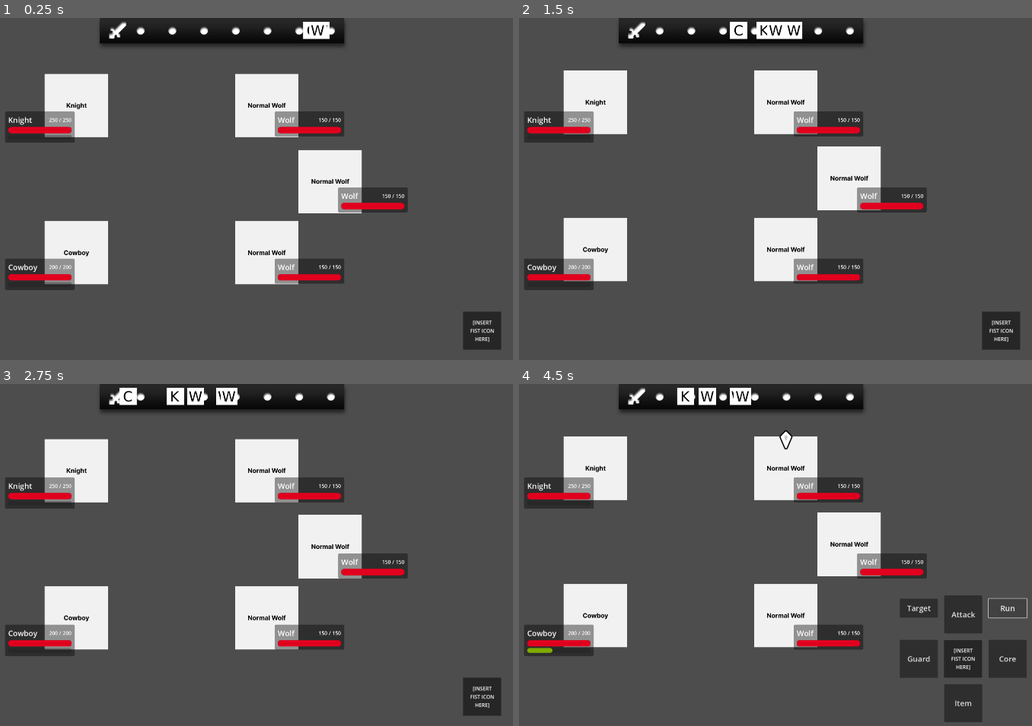
Above: before the commit, frames 1-4 (two rows, left to right).
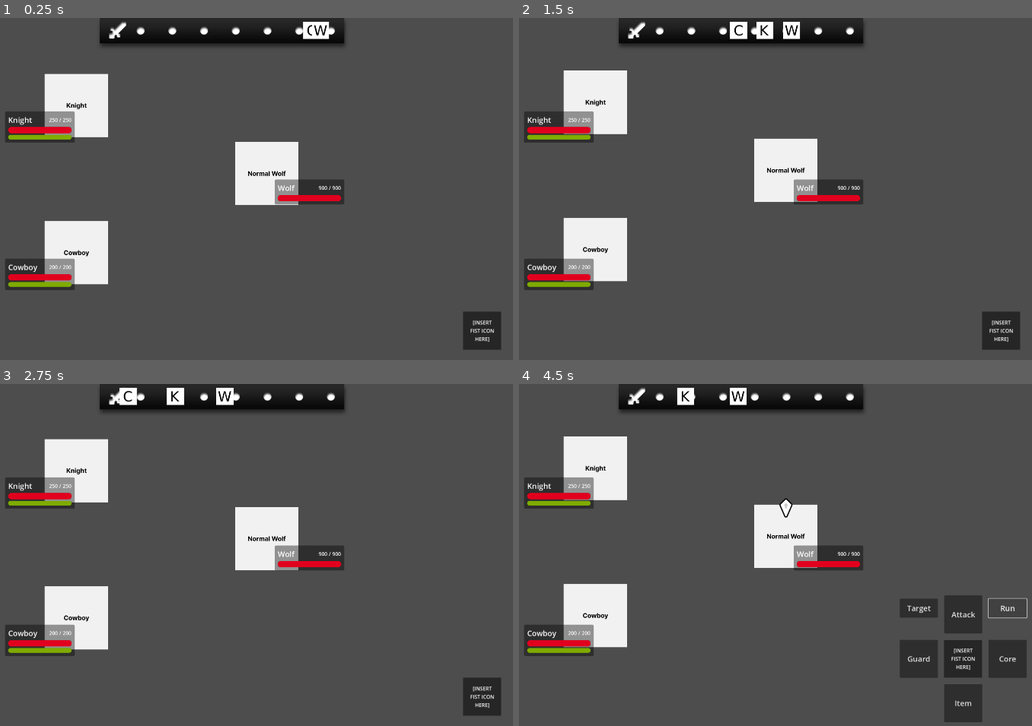
Above: after the commit, the same moments.

Repository: Endour-Company/Lykaia-2
Game: Godot game, scene res://main.tscn
Two runs of this game, one before a commit and one after it. Both use one fixed random seed, a clock stepped at 60 frames per second and the inputs below.
Inputs:
- Up to frame 1 (0.25 s): no input
- Up to frame 2 (1.5 s): no input
- Up to frame 3 (2.75 s): no input
- Up to frame 4 (4.5 s): click "Run" at 4.25 s

The runs differ from the first frame. In frame 1, 11% of the frame differs, in the area x 1-80%, y 1-79%; in frame 2, 12%; in frame 3, 12%; in frame 4, 12%.

Commit message:
Created skills for Knight & Cowboy

Diff:
--- a/battle_system/battle.tscn
+++ b/battle_system/battle.tscn
@@ -20,6 +20,3 @@
 
 [node name="BattleFlowManager" type="Node" parent="."]
 script = ExtResource("5_xns7u")
-attack_modifier = null
-defense_modifier = null
-defense_modifier_with_guard = null
--- a/battle_system/modules/battle_flow_manager.gd
+++ b/battle_system/modules/battle_flow_manager.gd
@@ -157,13 +157,15 @@
 func on_damage_signal(
 	attacker: BaseCharacter,
 	attack_id: String,
-	target: BaseCharacter
+	target: BaseCharacter,
+	is_skill: bool = false,
 ):
-	## Checks if attack hits
-	if _does_attack_hit(attacker.accuracy, target.evasion):
+	## Checks if attack hits, skill will always hit
+	if is_skill or _does_attack_hit(attacker.accuracy, target.evasion):
 		## Gets the attack's attack power
+		var dataset: Array = attacker.skill_set if is_skill else attacker.attack_set
 		var attack_data: Dictionary = Utils.find_dictionary_in_array_with_value(
-			attacker.attack_set,
+			dataset,
 			"id",
 			attack_id
 		)
@@ -184,6 +186,10 @@
 
 		## Changes the target's health
 		target.health -= total_damage
+
+		## If attack was a skill, ignores the codes below
+		if is_skill:
+			return
 
 		## Adds attack to combo queue
 		attacker.combo_queue.append(attack_id)
--- a/battle_system/modules/characters_controller.gd
+++ b/battle_system/modules/characters_controller.gd
@@ -89,12 +89,6 @@
 		attacker.skill_attack(attack_id, target)
 	else:
 		attacker.attack(attack_id, target)
-
-	## Connects damage signal to calculate hit chance and damage
-	attacker.damage.connect(
-		battle_flow_manager.on_damage_signal,
-		CONNECT_ONE_SHOT+CONNECT_REFERENCE_COUNTED
-	)
 
 
 ## Decreases character's energy by given value.
@@ -312,6 +306,7 @@
 	## Adds health bars
 	ui_controller.create_healthbar(char_node, is_enemy)
 
-	## Connects battle and dead signal
+	## Connects battle, damage, and dead signal
 	char_node.battle_action.connect(battle_flow_manager.begin_turn)
+	char_node.damage.connect(battle_flow_manager.on_damage_signal)
 	char_node.death.connect(battle_flow_manager.on_dead_signal)
--- a/main.gd
+++ b/main.gd
@@ -28,7 +28,7 @@
 
 func _ready():
 	## Adds enemies to fight
-	var enemies = ["Wolf", "Wolf", "Wolf"]
+	var enemies = ["Wolf"]
 	adds_enemies_to_fight(enemies)
 
 	## Loads battle screen, for now
--- a/resources/characters/base_character.gd
+++ b/resources/characters/base_character.gd
@@ -110,8 +110,7 @@
 signal health_changed(health)
 signal energy_changed(energy)
 signal battle_action(node) ## Sent in-battle when it's this character's turn
-signal damage(attacker, attack_id, target) ## Sent in-battle to begin damage calculation
-signal skill_damage ## Sent in-battle to begin damage calculation for skill
+signal damage(attacker, attack_id, target, is_skill) ## Sent in-battle to begin damage calculation
 signal death(node) ## Sent if health reached 0
 signal action_finished
 
@@ -143,6 +142,7 @@
 ## Checks for any skills that can be activated with the current combo queue.
 ## Returns the skill id if any pattern is fulfilled, otherwise returns null.
 func get_fulfilled_skill():
+	print(combo_queue)
 	for skill in skill_set:
 		if combo_queue == skill["pattern"]:
 			return skill["id"]
@@ -297,6 +297,7 @@
 func _ready():
 	## Sets health to max_health
 	health = max_health
+	energy = 5
 
 	## Gets character's attack & skill sets
 	attack_set = _get_attack_set()
@@ -314,8 +315,8 @@
 
 
 ## Sends damage signal.
-func _send_damage_signal():
-	damage.emit(self, cur_anim_name, target)
+func _send_damage_signal(is_skill: bool = false):
+	damage.emit(self, cur_anim_name, target, is_skill)
 
 
 ## Handles timeout of battle turn timer.
--- a/resources/characters/enemies/wolf/wolf.tscn
+++ b/resources/characters/enemies/wolf/wolf.tscn
@@ -208,7 +208,7 @@
 [node name="Wolf" instance=ExtResource("1_pur18")]
 char_name = "Wolf"
 char_battle_indicator = ExtResource("2_l1dne")
-max_health = 150
+max_health = 900
 strength = 8
 defense = 5
 speed = 6
--- a/resources/characters/modules/skill_set.json
+++ b/resources/characters/modules/skill_set.json
@@ -37,7 +37,7 @@
 				"name": "Barrage Shot",
 				"desc": "Lorem ipsum",
 				"icon": "",
-				"power": 1.85,
+				"power": 1.25,
 				"pattern": ["cb1", "cb2", "cb1", "cb2"],
 				"unlocked": false,
 			},
--- a/resources/characters/player/cowboy/cowboy.tscn
+++ b/resources/characters/player/cowboy/cowboy.tscn
@@ -126,6 +126,111 @@
 "transitions": PackedFloat32Array(1),
 "values": [{
 "args": [],
+"method": &"_send_damage_signal"
+}]
+}
+
+[sub_resource type="Animation" id="Animation_cnkqi"]
+resource_name = "cb_s1"
+length = 2.6
+tracks/0/type = "value"
+tracks/0/imported = false
+tracks/0/enabled = true
+tracks/0/path = NodePath("Sprite2D:position")
+tracks/0/interp = 1
+tracks/0/loop_wrap = true
+tracks/0/keys = {
+"times": PackedFloat32Array(0.2, 0.3, 0.4, 0.7, 0.8, 1.1, 1.2, 1.5, 1.6, 2.1, 2.5),
+"transitions": PackedFloat32Array(1, 1, 1, 1, 1, 1, 1, 1, 1, 1, 1),
+"update": 0,
+"values": [Vector2(0, 0), Vector2(0, 0), Vector2(-10, 0), Vector2(-10, 0), Vector2(-20, 0), Vector2(-20, 0), Vector2(-30, 0), Vector2(-30, 0), Vector2(-40, 0), Vector2(-40, 0), Vector2(0, 0)]
+}
+tracks/1/type = "value"
+tracks/1/imported = false
+tracks/1/enabled = true
+tracks/1/path = NodePath("Sprite2D:rotation")
+tracks/1/interp = 1
+tracks/1/loop_wrap = true
+tracks/1/keys = {
+"times": PackedFloat32Array(0.2, 0.4, 0.6, 0.8, 1, 1.2, 1.4, 1.6, 2),
+"transitions": PackedFloat32Array(1, 1, 1, 1, 1, 1, 1, 1, 1),
+"update": 0,
+"values": [0.0, -0.785398, 0.0, 0.785398, 0.0, -0.785398, 0.0, 0.785398, 0.0]
+}
+tracks/2/type = "method"
+tracks/2/imported = false
+tracks/2/enabled = true
+tracks/2/path = NodePath(".")
+tracks/2/interp = 1
+tracks/2/loop_wrap = true
+tracks/2/keys = {
+"times": PackedFloat32Array(0.4, 0.8, 1.2, 1.6),
+"transitions": PackedFloat32Array(1, 1, 1, 1),
+"values": [{
+"args": [true],
+"method": &"_send_damage_signal"
+}, {
+"args": [true],
+"method": &"_send_damage_signal"
+}, {
+"args": [true],
+"method": &"_send_damage_signal"
+}, {
+"args": [true],
+"method": &"_send_damage_signal"
+}]
+}
+
+[sub_resource type="Animation" id="Animation_41rx3"]
+resource_name = "cb_s2"
+length = 2.2
+tracks/0/type = "value"
+tracks/0/imported = false
+tracks/0/enabled = true
+tracks/0/path = NodePath("Sprite2D:position")
+tracks/0/interp = 1
+tracks/0/loop_wrap = true
+tracks/0/keys = {
+"times": PackedFloat32Array(0.2, 0.3, 0.4, 0.5, 0.6, 0.7, 0.8, 0.9, 1, 1.1, 1.2, 1.3, 1.5, 2),
+"transitions": PackedFloat32Array(1, 1, 1, 1, 1, 1, 1, 1, 1, 1, 1, 1, 1, 1),
+"update": 0,
+"values": [Vector2(0, 0), Vector2(5, 5), Vector2(-5, 5), Vector2(5, 5), Vector2(-5, -5), Vector2(5, -5), Vector2(-5, -5), Vector2(5, -5), Vector2(0, 0), Vector2(-70, 0), Vector2(-100, 0), Vector2(-110, 0), Vector2(-110, 0), Vector2(0, 0)]
+}
+tracks/1/type = "value"
+tracks/1/imported = false
+tracks/1/enabled = true
+tracks/1/path = NodePath("Sprite2D:scale")
+tracks/1/interp = 1
+tracks/1/loop_wrap = true
+tracks/1/keys = {
+"times": PackedFloat32Array(0.2, 0.9, 1),
+"transitions": PackedFloat32Array(1, 1, 1),
+"update": 0,
+"values": [Vector2(1, 1), Vector2(0.95, 0.95), Vector2(1, 1)]
+}
+tracks/2/type = "value"
+tracks/2/imported = false
+tracks/2/enabled = true
+tracks/2/path = NodePath("Sprite2D:rotation")
+tracks/2/interp = 1
+tracks/2/loop_wrap = true
+tracks/2/keys = {
+"times": PackedFloat32Array(0.2, 1, 1.1, 1.3, 1.5),
+"transitions": PackedFloat32Array(1, 1, 1, 1, 1),
+"update": 0,
+"values": [0.0, 0.0, -0.785398, -0.785398, 0.0]
+}
+tracks/3/type = "method"
+tracks/3/imported = false
+tracks/3/enabled = true
+tracks/3/path = NodePath(".")
+tracks/3/interp = 1
+tracks/3/loop_wrap = true
+tracks/3/keys = {
+"times": PackedFloat32Array(1.1),
+"transitions": PackedFloat32Array(1),
+"values": [{
+"args": [true],
 "method": &"_send_damage_signal"
 }]
 }
@@ -236,12 +341,17 @@
 "RESET": SubResource("Animation_dsgcj"),
 "cb1": SubResource("Animation_jqy8k"),
 "cb2": SubResource("Animation_euc4n"),
+"cb_s1": SubResource("Animation_cnkqi"),
+"cb_s2": SubResource("Animation_41rx3"),
 "dead": SubResource("Animation_rlxas"),
 "idle": SubResource("Animation_iwwti"),
 "jump": SubResource("Animation_wuh5h"),
 "run": SubResource("Animation_d4hoj")
 }
 
+[sub_resource type="AnimationNodeAnimation" id="AnimationNodeAnimation_sl4dk"]
+animation = &"cb_s1"
+
 [sub_resource type="AnimationNodeAnimation" id="AnimationNodeAnimation_rdbfx"]
 animation = &"dead"
 
@@ -254,6 +364,9 @@
 animation = &"jump"
 
 [sub_resource type="AnimationNodeOneShot" id="AnimationNodeOneShot_fm6ta"]
+
+[sub_resource type="AnimationNodeAnimation" id="AnimationNodeAnimation_uuqsk"]
+animation = &"cb_s2"
 
 [sub_resource type="AnimationNodeAnimation" id="AnimationNodeAnimation_wpr4d"]
 animation = &"cb1"
@@ -274,32 +387,44 @@
 filter_enabled = true
 filters = [".", "Sprite2D:rotation"]
 
+[sub_resource type="AnimationNodeOneShot" id="AnimationNodeOneShot_gwovm"]
+
+[sub_resource type="AnimationNodeOneShot" id="AnimationNodeOneShot_8iwog"]
+
 [sub_resource type="AnimationNodeBlendTree" id="AnimationNodeBlendTree_pxxc2"]
-graph_offset = Vector2(0, 342.544)
+graph_offset = Vector2(48.9076, -105.349)
+"nodes/Barrage Shot/node" = SubResource("AnimationNodeAnimation_sl4dk")
+"nodes/Barrage Shot/position" = Vector2(860, 320)
 nodes/Dead/node = SubResource("AnimationNodeOneShot_aruif")
-nodes/Dead/position = Vector2(940, 480)
+nodes/Dead/position = Vector2(1420, 80)
 "nodes/Dead 2/node" = SubResource("AnimationNodeAnimation_rdbfx")
-"nodes/Dead 2/position" = Vector2(700, 720)
+"nodes/Dead 2/position" = Vector2(1240, 320)
 nodes/Idle/node = SubResource("AnimationNodeAnimation_imegd")
 nodes/Idle/position = Vector2(20, 100)
 nodes/Jump/node = SubResource("AnimationNodeAnimation_tpuwt")
-nodes/Jump/position = Vector2(220, 320)
+nodes/Jump/position = Vector2(280, 280)
 nodes/Jumping/node = SubResource("AnimationNodeOneShot_fm6ta")
-nodes/Jumping/position = Vector2(420, 160)
+nodes/Jumping/position = Vector2(420, 80)
+"nodes/Laser Shot/node" = SubResource("AnimationNodeAnimation_uuqsk")
+"nodes/Laser Shot/position" = Vector2(1040, 320)
 "nodes/Left Gun/node" = SubResource("AnimationNodeAnimation_wpr4d")
-"nodes/Left Gun/position" = Vector2(220, 460)
+"nodes/Left Gun/position" = Vector2(500, 320)
 "nodes/Right Gun/node" = SubResource("AnimationNodeAnimation_k45ru")
-"nodes/Right Gun/position" = Vector2(220, 580)
+"nodes/Right Gun/position" = Vector2(680, 320)
 nodes/Run/node = SubResource("AnimationNodeAnimation_cyuqu")
 nodes/Run/position = Vector2(20, 260)
 nodes/Running/node = SubResource("AnimationNodeBlend2_ouf2q")
 nodes/Running/position = Vector2(220, 80)
 nodes/cb1/node = SubResource("AnimationNodeOneShot_aci4v")
-nodes/cb1/position = Vector2(580, 280)
+nodes/cb1/position = Vector2(620, 80)
 nodes/cb2/node = SubResource("AnimationNodeOneShot_k6vec")
-nodes/cb2/position = Vector2(760, 400)
-nodes/output/position = Vector2(1180, 320)
-node_connections = [&"Dead", 0, &"cb2", &"Dead", 1, &"Dead 2", &"Jumping", 0, &"Running", &"Jumping", 1, &"Jump", &"Running", 0, &"Idle", &"Running", 1, &"Run", &"cb1", 0, &"Jumping", &"cb1", 1, &"Left Gun", &"cb2", 0, &"cb1", &"cb2", 1, &"Right Gun", &"output", 0, &"Dead"]
+nodes/cb2/position = Vector2(820, 80)
+nodes/cb_s1/node = SubResource("AnimationNodeOneShot_gwovm")
+nodes/cb_s1/position = Vector2(1020, 80)
+nodes/cb_s2/node = SubResource("AnimationNodeOneShot_8iwog")
+nodes/cb_s2/position = Vector2(1220, 80)
+nodes/output/position = Vector2(1660, 120)
+node_connections = [&"Dead", 0, &"cb_s2", &"Dead", 1, &"Dead 2", &"Jumping", 0, &"Running", &"Jumping", 1, &"Jump", &"Running", 0, &"Idle", &"Running", 1, &"Run", &"cb1", 0, &"Jumping", &"cb1", 1, &"Left Gun", &"cb2", 0, &"cb1", &"cb2", 1, &"Right Gun", &"cb_s1", 0, &"cb2", &"cb_s1", 1, &"Barrage Shot", &"cb_s2", 0, &"cb_s1", &"cb_s2", 1, &"Laser Shot", &"output", 0, &"Dead"]
 
 [node name="Cowboy" instance=ExtResource("1_j684k")]
 char_name = "Cowboy"
@@ -339,3 +464,9 @@
 parameters/cb2/active = false
 parameters/cb2/internal_active = false
 parameters/cb2/request = 0
+parameters/cb_s1/active = false
+parameters/cb_s1/internal_active = false
+parameters/cb_s1/request = 0
+parameters/cb_s2/active = false
+parameters/cb_s2/internal_active = false
+parameters/cb_s2/request = 0
--- a/resources/characters/player/knight/knight.tscn
+++ b/resources/characters/player/knight/knight.tscn
@@ -249,6 +249,144 @@
 "transitions": PackedFloat32Array(1),
 "values": [{
 "args": [],
+"method": &"_send_damage_signal"
+}]
+}
+
+[sub_resource type="Animation" id="Animation_gn1hx"]
+resource_name = "kn_s1"
+length = 4.0
+step = 0.05
+tracks/0/type = "value"
+tracks/0/imported = false
+tracks/0/enabled = true
+tracks/0/path = NodePath("Sprite2D:position")
+tracks/0/interp = 1
+tracks/0/loop_wrap = true
+tracks/0/keys = {
+"times": PackedFloat32Array(0, 0.2, 1, 1.3, 1.5, 2, 2.5, 2.9, 3.4, 3.7),
+"transitions": PackedFloat32Array(1, 1, 1, 1, 1, 1, 1, 1, 1, 1),
+"update": 0,
+"values": [Vector2(0, 0), Vector2(0, 0), Vector2(0, 30), Vector2(0, 30), Vector2(0, 0), Vector2(20, -100), Vector2(30, -125), Vector2(40, 30), Vector2(40, 0), Vector2(0, 0)]
+}
+tracks/1/type = "value"
+tracks/1/imported = false
+tracks/1/enabled = true
+tracks/1/path = NodePath("Sprite2D:scale")
+tracks/1/interp = 1
+tracks/1/loop_wrap = true
+tracks/1/keys = {
+"times": PackedFloat32Array(0, 0.2, 1, 1.3, 1.5, 2, 2.5, 2.9, 3.4),
+"transitions": PackedFloat32Array(1, 1, 1, 1, 1, 1, 1, 1, 1),
+"update": 0,
+"values": [Vector2(1, 1), Vector2(1, 1), Vector2(1, 0.7), Vector2(1, 0.7), Vector2(1, 1), Vector2(1, 0.8), Vector2(1, 1), Vector2(1, 0.6), Vector2(1, 1)]
+}
+tracks/2/type = "method"
+tracks/2/imported = false
+tracks/2/enabled = true
+tracks/2/path = NodePath(".")
+tracks/2/interp = 1
+tracks/2/loop_wrap = true
+tracks/2/keys = {
+"times": PackedFloat32Array(2.9),
+"transitions": PackedFloat32Array(1),
+"values": [{
+"args": [true],
+"method": &"_send_damage_signal"
+}]
+}
+
+[sub_resource type="Animation" id="Animation_ea2h1"]
+resource_name = "kn_s2"
+length = 2.2
+step = 0.05
+tracks/0/type = "value"
+tracks/0/imported = false
+tracks/0/enabled = true
+tracks/0/path = NodePath("Sprite2D:position")
+tracks/0/interp = 1
+tracks/0/loop_wrap = true
+tracks/0/keys = {
+"times": PackedFloat32Array(0, 0.2, 0.25, 0.3, 0.35, 0.4, 0.45, 0.5, 0.55, 0.6, 0.65, 0.7, 0.75, 0.8, 0.85, 0.9, 0.95, 1, 1.05, 1.15, 1.2, 1.25, 1.5, 1.8),
+"transitions": PackedFloat32Array(1, 1, 1, 1, 1, 1, 1, 1, 1, 1, 1, 1, 1, 1, 1, 1, 1, 1, 1, 1, 1, 1, 1, 1),
+"update": 0,
+"values": [Vector2(0, 0), Vector2(0, 0), Vector2(-5, -5), Vector2(5, 5), Vector2(0, -5), Vector2(-10, 5), Vector2(-10, -5), Vector2(0, 5), Vector2(-5, -5), Vector2(-15, 5), Vector2(-15, -5), Vector2(-5, 5), Vector2(-10, -5), Vector2(-20, 5), Vector2(-20, -5), Vector2(-10, 5), Vector2(-10, -5), Vector2(-20, 5), Vector2(-20, 0), Vector2(95, 0), Vector2(90, 0), Vector2(100, 0), Vector2(100, 0), Vector2(0, 0)]
+}
+tracks/1/type = "value"
+tracks/1/imported = false
+tracks/1/enabled = true
+tracks/1/path = NodePath("Sprite2D:scale")
+tracks/1/interp = 1
+tracks/1/loop_wrap = true
+tracks/1/keys = {
+"times": PackedFloat32Array(0),
+"transitions": PackedFloat32Array(1),
+"update": 0,
+"values": [Vector2(1, 1)]
+}
+tracks/2/type = "method"
+tracks/2/imported = false
+tracks/2/enabled = true
+tracks/2/path = NodePath(".")
+tracks/2/interp = 1
+tracks/2/loop_wrap = true
+tracks/2/keys = {
+"times": PackedFloat32Array(1.25),
+"transitions": PackedFloat32Array(1),
+"values": [{
+"args": [true],
+"method": &"_send_damage_signal"
+}]
+}
+
+[sub_resource type="Animation" id="Animation_uhthv"]
+resource_name = "kn_s3"
+length = 2.2
+step = 0.05
+tracks/0/type = "value"
+tracks/0/imported = false
+tracks/0/enabled = true
+tracks/0/path = NodePath("Sprite2D:position")
+tracks/0/interp = 1
+tracks/0/loop_wrap = true
+tracks/0/keys = {
+"times": PackedFloat32Array(0, 0.2, 0.25, 0.3, 0.35, 0.4, 0.45, 0.5, 0.55, 0.6, 0.65, 0.7, 0.75, 0.8, 0.85, 0.9, 0.95, 1, 1.05, 1.15, 1.2, 1.25, 1.3, 1.35, 1.4, 1.45, 1.5, 1.55, 1.6, 1.65, 1.7, 1.75, 1.8, 1.85),
+"transitions": PackedFloat32Array(1, 1, 1, 1, 1, 1, 1, 1, 1, 1, 1, 1, 1, 1, 1, 1, 1, 1, 1, 1, 1, 1, 1, 1, 1, 1, 1, 1, 1, 1, 1, 1, 1, 1),
+"update": 0,
+"values": [Vector2(0, 0), Vector2(0, 0), Vector2(-5, -5), Vector2(5, 5), Vector2(0, -5), Vector2(-10, 5), Vector2(-10, -5), Vector2(0, 5), Vector2(-5, -5), Vector2(-15, 5), Vector2(-15, -5), Vector2(-5, 5), Vector2(-10, -5), Vector2(-20, 5), Vector2(-20, -5), Vector2(-10, 5), Vector2(-10, -5), Vector2(-20, 5), Vector2(-20, 0), Vector2(295, 0), Vector2(290, 0), Vector2(300, 0), Vector2(300, 0), Vector2(5, 0), Vector2(10, 0), Vector2(0, 0), Vector2(0, 0), Vector2(295, 0), Vector2(290, 0), Vector2(300, 0), Vector2(300, 0), Vector2(5, 0), Vector2(10, 0), Vector2(0, 0)]
+}
+tracks/1/type = "value"
+tracks/1/imported = false
+tracks/1/enabled = true
+tracks/1/path = NodePath("Sprite2D:scale")
+tracks/1/interp = 1
+tracks/1/loop_wrap = true
+tracks/1/keys = {
+"times": PackedFloat32Array(0),
+"transitions": PackedFloat32Array(1),
+"update": 0,
+"values": [Vector2(1, 1)]
+}
+tracks/2/type = "method"
+tracks/2/imported = false
+tracks/2/enabled = true
+tracks/2/path = NodePath(".")
+tracks/2/interp = 1
+tracks/2/loop_wrap = true
+tracks/2/keys = {
+"times": PackedFloat32Array(1.25, 1.45, 1.65, 1.85),
+"transitions": PackedFloat32Array(1, 1, 1, 1),
+"values": [{
+"args": [true],
+"method": &"_send_damage_signal"
+}, {
+"args": [true],
+"method": &"_send_damage_signal"
+}, {
+"args": [true],
+"method": &"_send_damage_signal"
+}, {
+"args": [true],
 "method": &"_send_damage_signal"
 }]
 }
@@ -261,13 +399,25 @@
 "jump": SubResource("Animation_d0lfs"),
 "kn1": SubResource("Animation_32bhk"),
 "kn2": SubResource("Animation_n1i4d"),
-"kn3": SubResource("Animation_h85wu")
+"kn3": SubResource("Animation_h85wu"),
+"kn_s1": SubResource("Animation_gn1hx"),
+"kn_s2": SubResource("Animation_ea2h1"),
+"kn_s3": SubResource("Animation_uhthv")
 }
 
 [sub_resource type="AnimationNodeOneShot" id="AnimationNodeOneShot_hnm7i"]
+
+[sub_resource type="AnimationNodeAnimation" id="AnimationNodeAnimation_g4u0c"]
+animation = &"kn_s3"
 
 [sub_resource type="AnimationNodeAnimation" id="AnimationNodeAnimation_cowio"]
 animation = &"kn3"
+
+[sub_resource type="AnimationNodeAnimation" id="AnimationNodeAnimation_4qugo"]
+animation = &"kn_s2"
+
+[sub_resource type="AnimationNodeAnimation" id="AnimationNodeAnimation_8ykto"]
+animation = &"kn_s1"
 
 [sub_resource type="AnimationNodeAnimation" id="AnimationNodeAnimation_fvbrd"]
 animation = &"idle"
@@ -296,11 +446,24 @@
 filter_enabled = true
 filters = [".", "Sprite2D:rotation"]
 
+[sub_resource type="AnimationNodeOneShot" id="AnimationNodeOneShot_fwphk"]
+
+[sub_resource type="AnimationNodeOneShot" id="AnimationNodeOneShot_mn1u3"]
+
+[sub_resource type="AnimationNodeOneShot" id="AnimationNodeOneShot_1w848"]
+
 [sub_resource type="AnimationNodeBlendTree" id="AnimationNodeBlendTree_c8k6x"]
+graph_offset = Vector2(1100.77, -12.1785)
 nodes/Dead/node = SubResource("AnimationNodeOneShot_hnm7i")
-nodes/Dead/position = Vector2(1260, 60)
+nodes/Dead/position = Vector2(1860, 60)
+"nodes/Demon Slash/node" = SubResource("AnimationNodeAnimation_g4u0c")
+"nodes/Demon Slash/position" = Vector2(1480, 360)
 "nodes/Downward Slash/node" = SubResource("AnimationNodeAnimation_cowio")
 "nodes/Downward Slash/position" = Vector2(880, 360)
+"nodes/Dragon Pierce/node" = SubResource("AnimationNodeAnimation_4qugo")
+"nodes/Dragon Pierce/position" = Vector2(1280, 360)
+"nodes/Ground Thrust/node" = SubResource("AnimationNodeAnimation_8ykto")
+"nodes/Ground Thrust/position" = Vector2(1080, 360)
 nodes/Idle/node = SubResource("AnimationNodeAnimation_fvbrd")
 nodes/Idle/position = Vector2(220, 60)
 nodes/Jump/node = SubResource("AnimationNodeAnimation_ogjd6")
@@ -312,15 +475,21 @@
 "nodes/Upward Slash/node" = SubResource("AnimationNodeAnimation_hanvc")
 "nodes/Upward Slash/position" = Vector2(500, 360)
 nodes/dead/node = SubResource("AnimationNodeAnimation_8gxk1")
-nodes/dead/position = Vector2(1100, 360)
+nodes/dead/position = Vector2(1680, 360)
 nodes/kn1/node = SubResource("AnimationNodeOneShot_e3hg6")
 nodes/kn1/position = Vector2(660, 60)
 nodes/kn2/node = SubResource("AnimationNodeOneShot_m4bp8")
 nodes/kn2/position = Vector2(860, 60)
 nodes/kn3/node = SubResource("AnimationNodeOneShot_3gybh")
 nodes/kn3/position = Vector2(1060, 60)
-nodes/output/position = Vector2(1440, 120)
-node_connections = [&"Dead", 0, &"kn3", &"Dead", 1, &"dead", &"Jumping", 0, &"Idle", &"Jumping", 1, &"Jump", &"kn1", 0, &"Jumping", &"kn1", 1, &"Upward Slash", &"kn2", 0, &"kn1", &"kn2", 1, &"Thrust Attack", &"kn3", 0, &"kn2", &"kn3", 1, &"Downward Slash", &"output", 0, &"Dead"]
+nodes/kn_s1/node = SubResource("AnimationNodeOneShot_fwphk")
+nodes/kn_s1/position = Vector2(1260, 60)
+nodes/kn_s2/node = SubResource("AnimationNodeOneShot_mn1u3")
+nodes/kn_s2/position = Vector2(1460, 60)
+nodes/kn_s3/node = SubResource("AnimationNodeOneShot_1w848")
+nodes/kn_s3/position = Vector2(1660, 60)
+nodes/output/position = Vector2(2080, 140)
+node_connections = [&"Dead", 0, &"kn_s3", &"Dead", 1, &"dead", &"Jumping", 0, &"Idle", &"Jumping", 1, &"Jump", &"kn1", 0, &"Jumping", &"kn1", 1, &"Upward Slash", &"kn2", 0, &"kn1", &"kn2", 1, &"Thrust Attack", &"kn3", 0, &"kn2", &"kn3", 1, &"Downward Slash", &"kn_s1", 0, &"kn3", &"kn_s1", 1, &"Ground Thrust", &"kn_s2", 0, &"kn_s1", &"kn_s2", 1, &"Dragon Pierce", &"kn_s3", 0, &"kn_s2", &"kn_s3", 1, &"Demon Slash", &"output", 0, &"Dead"]
 
 [node name="Knight" instance=ExtResource("1_l55t6")]
 position = Vector2(0, -16.4283)
@@ -363,3 +532,12 @@
 parameters/kn3/active = false
 parameters/kn3/internal_active = false
 parameters/kn3/request = 0
+parameters/kn_s1/active = false
+parameters/kn_s1/internal_active = false
+parameters/kn_s1/request = 0
+parameters/kn_s2/active = false
+parameters/kn_s2/internal_active = false
+parameters/kn_s2/request = 0
+parameters/kn_s3/active = false
+parameters/kn_s3/internal_active = false
+parameters/kn_s3/request = 0
Not shown: 1 places in resources/characters/player/cowboy/cowboy.tscn that only renumber resources
Not shown: 1 places in resources/characters/player/knight/knight.tscn that only renumber resources
